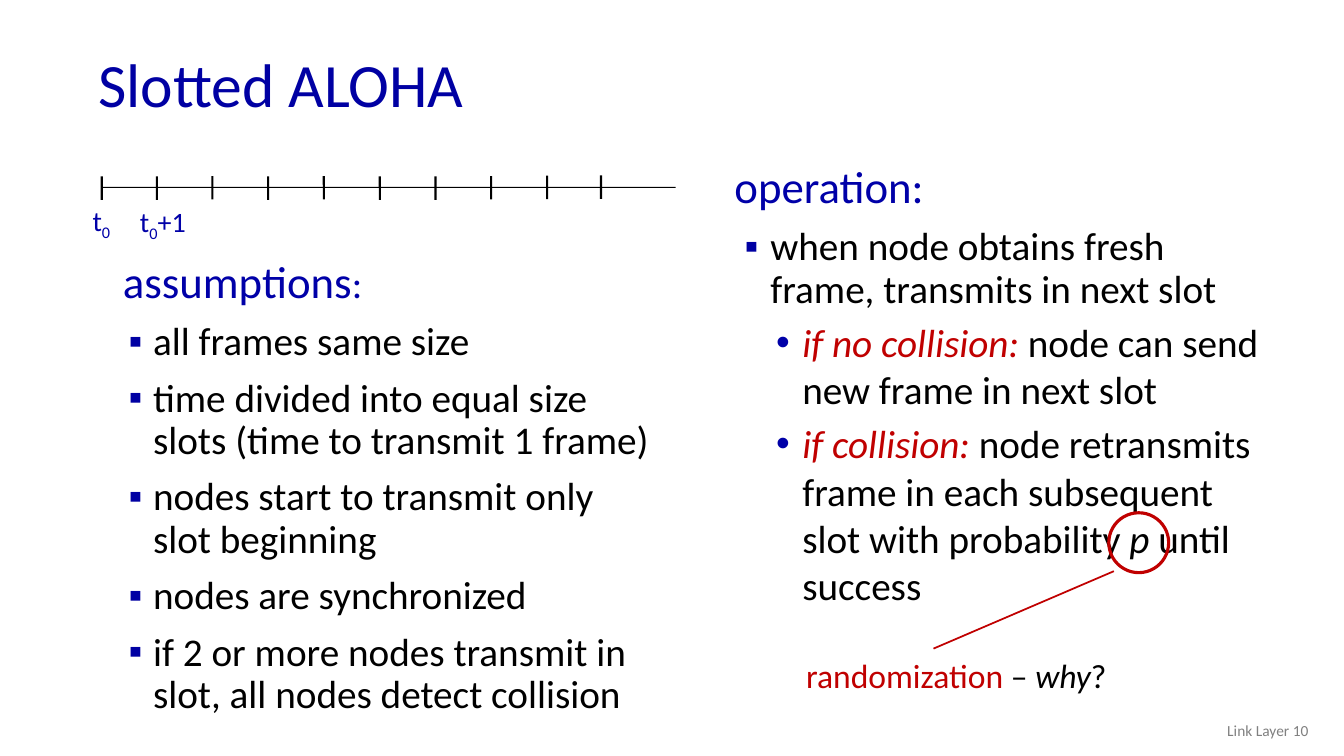
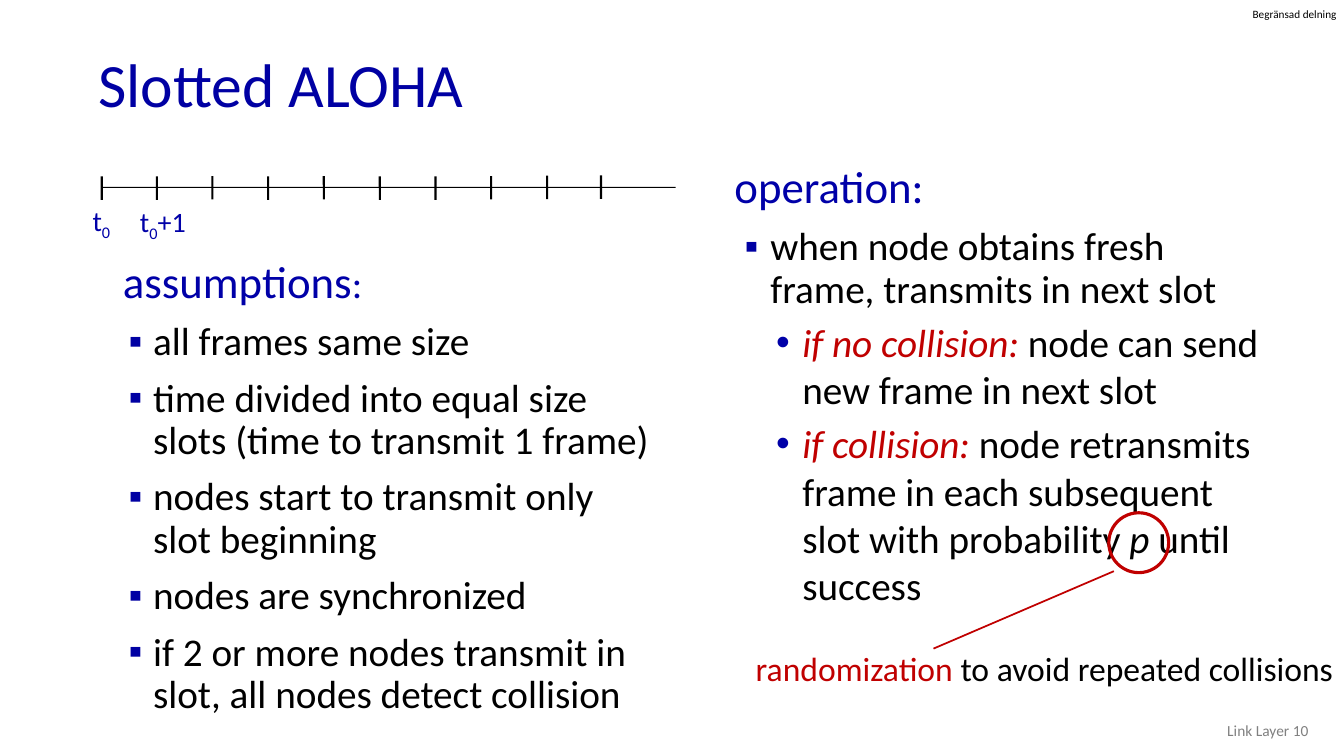
Before and after one commit to guhofstra/CSC175, a slide deck: slide 10 of PPTs/6.3 MAC Protocols.pptx. Drawn at 1344x756 pixels with LibreOffice and Linux fonts; fonts in the diff are those of the drawing. Boxes give left, top, right and bottom in pixels: in the first picture for what was removed or moved away, otherwise in the second. Text is boxed around its words. In the diff, an @@ line names an element or a change of style, - is before the commit and + after.

```diff
--- a/PPTs/6.3 MAC Protocols.pptx
+++ b/PPTs/6.3 MAC Protocols.pptx
@@ text added at (1253, 10, 1337, 20), 8 pt, text #000000 @@
+Begränsad delning
@@ text at (756, 657, 1333, 687): text changed; text colour #C00000 to #000000 @@
-randomization – why?
+randomization to avoid repeated collisions
```
Also in this commit, not shown: 20 other slides changed, 2 slides removed, 31 other files.
